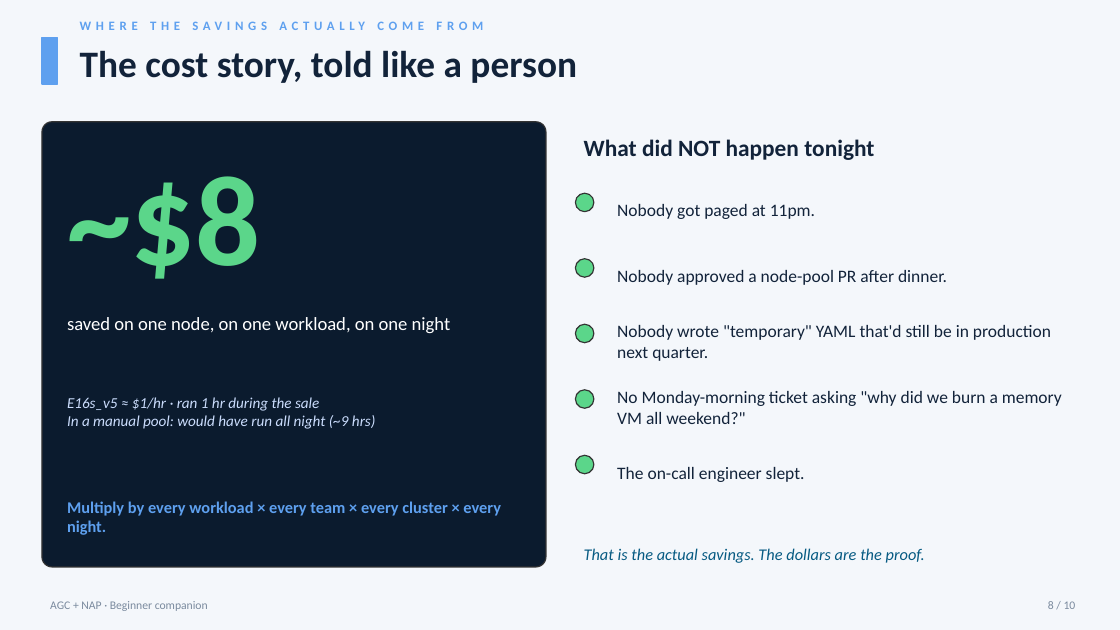
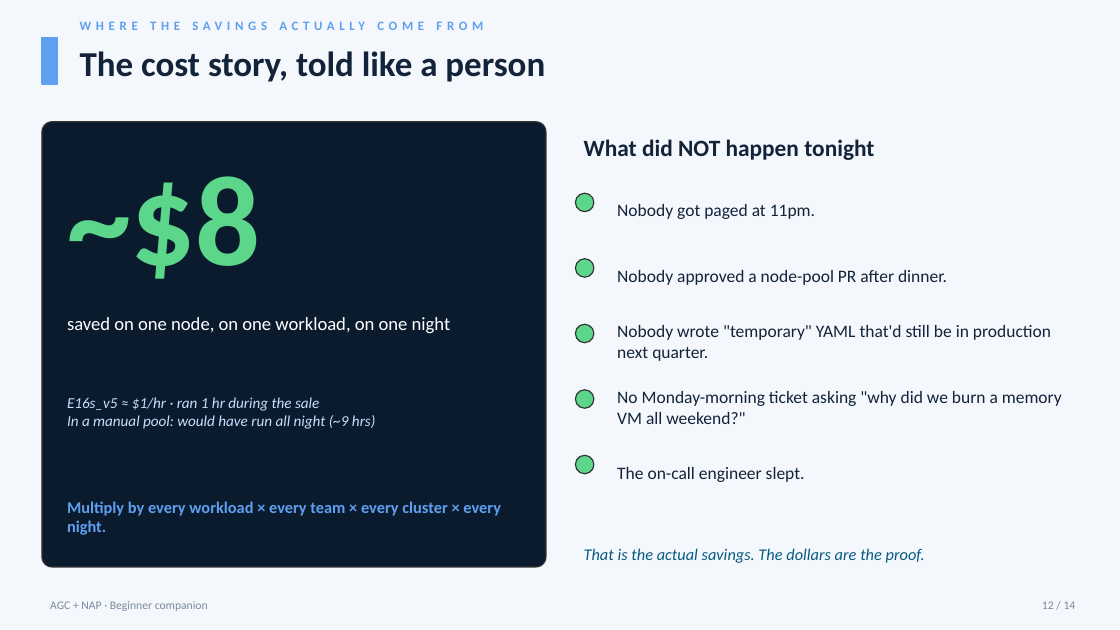
Before and after one commit to Vyshnavi-MSFT/nap-agc-demo, a slide deck: slide 12 of docs/AGC-NAP-Beginner-Deck.pptx (slide 8 before the commit). Drawn at 1120x630 pixels with LibreOffice and Linux fonts; fonts in the diff are those of the drawing. Boxes give left, top, right and bottom in pixels: in the first picture for what was removed or moved away, otherwise in the second. Text is boxed around its words. In the diff, an @@ line names an element or a change of style, - is before the commit and + after.

```diff
--- a/docs/AGC-NAP-Beginner-Deck.pptx
+++ b/docs/AGC-NAP-Beginner-Deck.pptx
@@ text "The cost story, told like ..." at <box>80,51,545,82</box>: size 32 to 30 pt @@
@@ text at <box>1042,601,1076,609</box>: text changed @@
-8 / 10
+12 / 14
```
Also in this commit, not shown: 7 other slides changed, 4 slides added.
